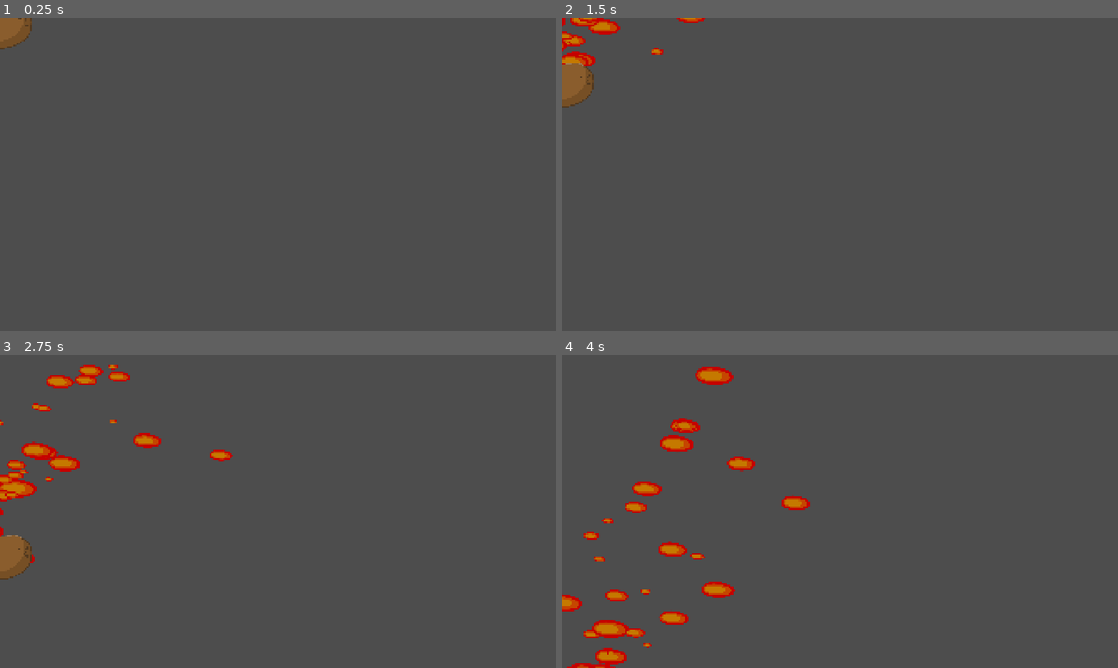
Above: before the commit, frames 1-4 (two rows, left to right).
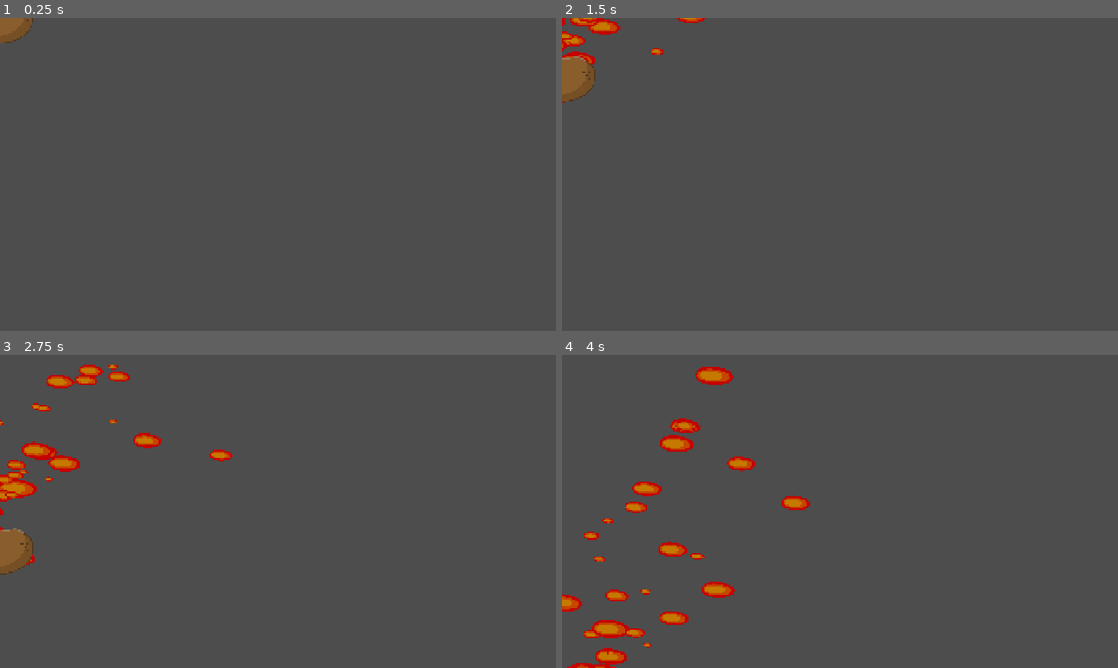
Above: after the commit, the same moments.

Repository: t0qen/baudo-game-jam-autumn
Game: Godot game, scene res://scenes/projectiles/rocket.tscn
Two runs of this game, one before a commit and one after it. Both use one fixed random seed, a clock stepped at 60 frames per second and the inputs below. This scene is started directly instead of the project's main scene. Sound files missing from this copy of the repository are replaced by a short silence.
Inputs:
- Up to frame 1 (0.25 s): no input
- Up to frame 2 (1.5 s): hold Right (right) 0.53-1.28 s; tap 2 (rocket) at 0.6 s; tap Space (jump) at 0.77 s; hold Left (left) from 1.28 s (still down); tap W (aim_left) at 1.35 s
- Up to frame 3 (2.75 s): tap Space (jump) at 1.52 s; tap 2 (rocket) at 1.55, 2.3 s; release Left (left) at 2.03 s; hold Right (right) from 2.03 s (still down); hold Down (aim_right) from 2.03 s (still down)
- Up to frame 4 (4 s): release Down (aim_right) at 2.78 s; tap 1 (bomb) at 2.85 s; tap Space (jump) at 3.02, 3.77 s; tap 2 (rocket) at 3.05, 3.8 s; release Right (right) at 3.53 s; hold Left (left) from 3.53 s (still down); tap 3 (pompe) at 3.6 s

The runs differ from the first frame. In frame 1, 0.1% of the frame differs, in the area x 0-6%, y 0-10%; in frame 2, 0.3%, in the area x 0-6%, y 12-29%; in frame 3, 0.3%; in frame 4, nothing differs.

Commit message:
rocket and grenade degats

Diff:
--- a/scenes/main.tscn
+++ b/scenes/main.tscn
@@ -48,7 +48,7 @@
 offset_top = 154.0
 offset_right = 2768.0
 offset_bottom = 354.0
-text = "CURRENT PLAYING TEAM :"
+text = "équipe en train de jouer :"
 label_settings = SubResource("LabelSettings_o6xl0")
 
 [node name="Label2" type="Label" parent="UI"]
@@ -84,35 +84,19 @@
 
 [node name="gardes" parent="team_container/team_gardes" instance=ExtResource("5_o6xl0")]
 position = Vector2(1226, -968)
-is_selected = false
-grenarde_velocity = 6000
-speed = 1000
 jump_force = 800
-max_h_speed = 400
 
 [node name="gardes2" parent="team_container/team_gardes" instance=ExtResource("5_o6xl0")]
 position = Vector2(1908, -577)
-is_selected = false
-grenarde_velocity = 6000
-speed = 1000
 jump_force = 800
-max_h_speed = 400
 
 [node name="gardes3" parent="team_container/team_gardes" instance=ExtResource("5_o6xl0")]
 position = Vector2(1627, 209)
-is_selected = false
-grenarde_velocity = 6000
-speed = 1000
 jump_force = 800
-max_h_speed = 400
 
 [node name="gardes4" parent="team_container/team_gardes" instance=ExtResource("5_o6xl0")]
 position = Vector2(1006, -63)
-is_selected = false
-grenarde_velocity = 6000
-speed = 1000
 jump_force = 800
-max_h_speed = 400
 
 [node name="Camera2D" type="Camera2D" parent="."]
 zoom = Vector2(0.2, 0.2)
--- a/scenes/projectiles/grenade.tscn
+++ b/scenes/projectiles/grenade.tscn
@@ -16,6 +16,7 @@
 [node name="Grenade" type="RigidBody2D"]
 mass = 0.1
 script = ExtResource("1_1mnvm")
+damage = 25
 
 [node name="ground_detection" type="Area2D" parent="."]
 collision_layer = 8
@@ -51,5 +52,6 @@
 bus = &"SFX"
 
 [connection signal="body_entered" from="ground_detection" to="." method="_on_ground_detection_body_entered"]
+[connection signal="body_entered" from="mob_detection" to="." method="_on_mob_detection_body_entered"]
 [connection signal="timeout" from="Timer" to="." method="_on_timer_timeout"]
 [connection signal="finished" from="ExplosionPatateEtGrenade" to="." method="_on_explosion_patate_et_grenade_finished"]
--- a/scenes/projectiles/rocket.tscn
+++ b/scenes/projectiles/rocket.tscn
@@ -7,16 +7,16 @@
 [ext_resource type="AudioStream" uid="uid://by6jc0xl6wnlv" path="res://assets/sound/SFX/Patate en feu.mp3" id="5_dtva2"]
 
 [sub_resource type="CapsuleShape2D" id="CapsuleShape2D_r4mtq"]
-radius = 9.0
-height = 34.516273
+radius = 70.13733
+height = 201.23178
 
 [sub_resource type="CapsuleShape2D" id="CapsuleShape2D_8rgcg"]
-radius = 87.0
-height = 278.0
+radius = 1397.0
+height = 2802.0
 
 [sub_resource type="CapsuleShape2D" id="CapsuleShape2D_l0y3s"]
-radius = 23.0
-height = 76.0
+radius = 95.0
+height = 266.0
 
 [node name="Rocket" type="RigidBody2D"]
 collision_layer = 8
@@ -24,9 +24,11 @@
 mass = 0.5
 gravity_scale = 0.2
 script = ExtResource("1_l0y3s")
+maxdamage = 75
+mindamage = 25
 
 [node name="CollisionShape2D" type="CollisionShape2D" parent="."]
-position = Vector2(1.0000001, 0)
+position = Vector2(-3.7289283e-09, 4.7683716e-07)
 rotation = -1.5652608
 scale = Vector2(1.0832561, 1.1706394)
 shape = SubResource("CapsuleShape2D_r4mtq")
@@ -63,7 +65,7 @@
 scale_amount_max = 0.5
 
 [node name="Sprite2D" type="Sprite2D" parent="."]
-position = Vector2(2, -4)
+position = Vector2(6.0000005, -23)
 rotation = 0.63676685
 scale = Vector2(0.4, 0.4)
 texture = ExtResource("2_l0y3s")
--- a/scenes/templates/bidule_template.tscn
+++ b/scenes/templates/bidule_template.tscn
@@ -252,15 +252,16 @@
 contact_monitor = true
 max_contacts_reported = 100
 script = ExtResource("1_6lqgl")
-is_selected = null
-grenarde_velocity = null
-speed = null
 jump_force = 300
-max_h_speed = null
-
-[node name="ui" type="Node2D" parent="."]
+
+[node name="ui" type="Control" parent="."]
+layout_mode = 3
+anchors_preset = 0
+offset_right = 40.0
+offset_bottom = 40.0
 
 [node name="ProgressBar" type="ProgressBar" parent="ui"]
+layout_mode = 0
 offset_left = -126.0
 offset_top = -455.0
 offset_right = 126.0
@@ -270,6 +271,7 @@
 show_percentage = false
 
 [node name="Label" type="Label" parent="ui"]
+layout_mode = 0
 offset_left = -98.0
 offset_top = -522.0
 offset_right = 100.0
@@ -280,6 +282,7 @@
 
 [node name="Label2" type="Label" parent="ui"]
 visible = false
+layout_mode = 0
 offset_left = -129.0
 offset_top = -576.0
 offset_right = 130.0
--- a/scripts/bidule_template.gd
+++ b/scripts/bidule_template.gd
@@ -66,6 +66,7 @@
 
 
 func _ready() -> void:
+	$ui/ProgressBar.max_value = VarBidules.base_life
 	update_life_bar()
 	change_state(STATE.CONTROL)
 	BiduleManager.selected_mob_changed.connect(_on_selected_bidule_changed)
--- a/scripts/grenade.gd
+++ b/scripts/grenade.gd
@@ -1,8 +1,13 @@
 extends RigidBody2D
+
+@export var damage : int
 
 func _ready() -> void:
 	self.show()
 	$Timer.start()
+
+func _physics_process(delta):
+	pass
 
 func _on_timer_timeout() -> void:
 
@@ -20,9 +25,17 @@
 	#var destroyed_area = terrain.destruct(polygon, global_position)
 	#print("Destroyed area:", destroyed_area)
 	$ExplosionPatateEtGrenade.play()
+	var bodies = $mob_detection.get_overlapping_bodies()
+	for body in bodies:
+		if body.has_method("take_damage"):
+			body.take_damage(damage)
 	self.hide()
 
 
 
 func _on_explosion_patate_et_grenade_finished() -> void:
 	queue_free()
+
+
+func _on_mob_detection_body_entered(body: RigidBody2D) -> void:
+	pass
--- a/scripts/rocket.gd
+++ b/scripts/rocket.gd
@@ -1,5 +1,7 @@
 extends RigidBody2D
 
+@export var maxdamage : int
+@export var mindamage : int
 var can_explode : bool = true
 
 func _ready() -> void:
@@ -8,12 +10,12 @@
 
 
 
-func _on_detection_max_degat_body_entered(body: Node2D) -> void:
+func _on_detection_max_degat_body_entered(body1: Node2D) -> void:
 	if can_explode == true:
 		$ExplosionPatateEtGrenade.play()
 		linear_velocity = Vector2.ZERO
 		can_explode = false
-		print(body.name)
+		print(body1.name)
 		# On récupère le terrain (nom exact: "Terrain1") depuis le parent ou la scène
 		var terrain = get_parent().get_node("DestructiblePolygon2D")
 
@@ -24,6 +26,17 @@
 			var angle = TAU * i / segments
 			polygon.append(Vector2(cos(angle), sin(angle)) * radius)
 
+		var minbodies = $DetectionMinDegat.get_overlapping_bodies()
+		var maxbodies = $DetectionMaxDegat.get_overlapping_bodies()
+
+		for body in maxbodies:
+			if body.has_method("take_damage"):
+				body.take_damage(maxdamage)
+
+		for body in minbodies:
+			if body not in maxbodies:
+				if body.has_method("take_damage"):
+					body.take_damage(mindamage)
 		# "Destruct" prend un polygone (forme du trou) et une position globale
 		#var destroyed_area = terrain.destruct(polygon, global_position)
 		#print("Destroyed area:", destroyed_area)
@@ -39,6 +52,5 @@
 
 
 
-
 func _on_explosion_patate_et_grenade_finished() -> void:
 	queue_free()
